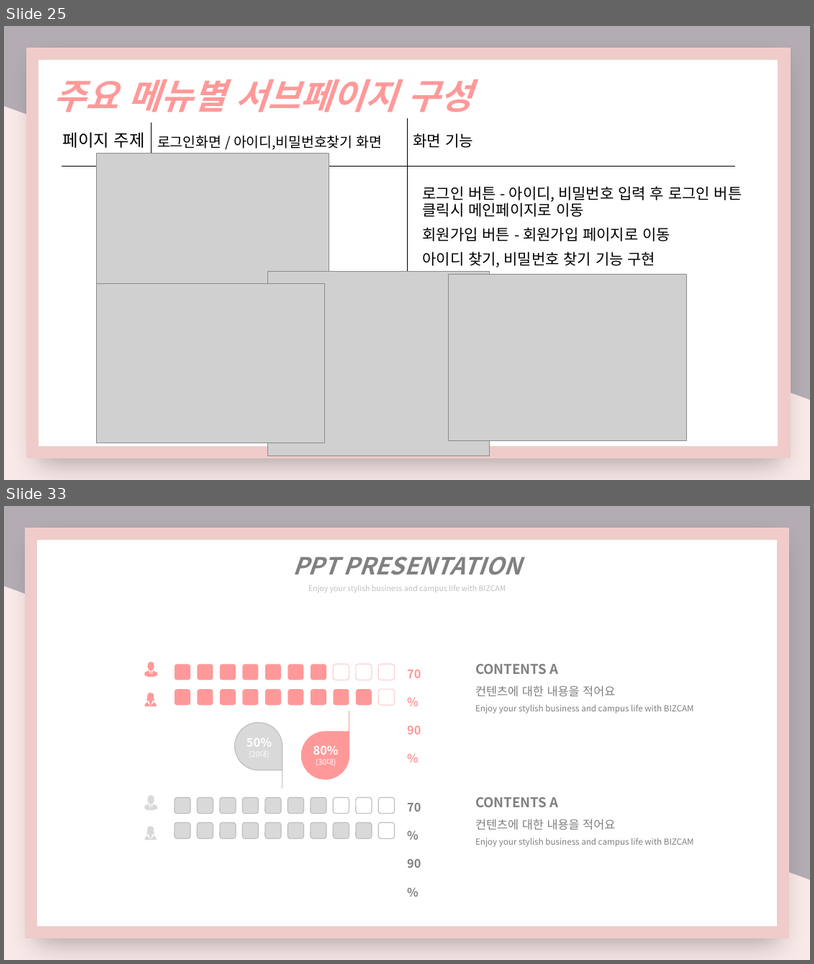
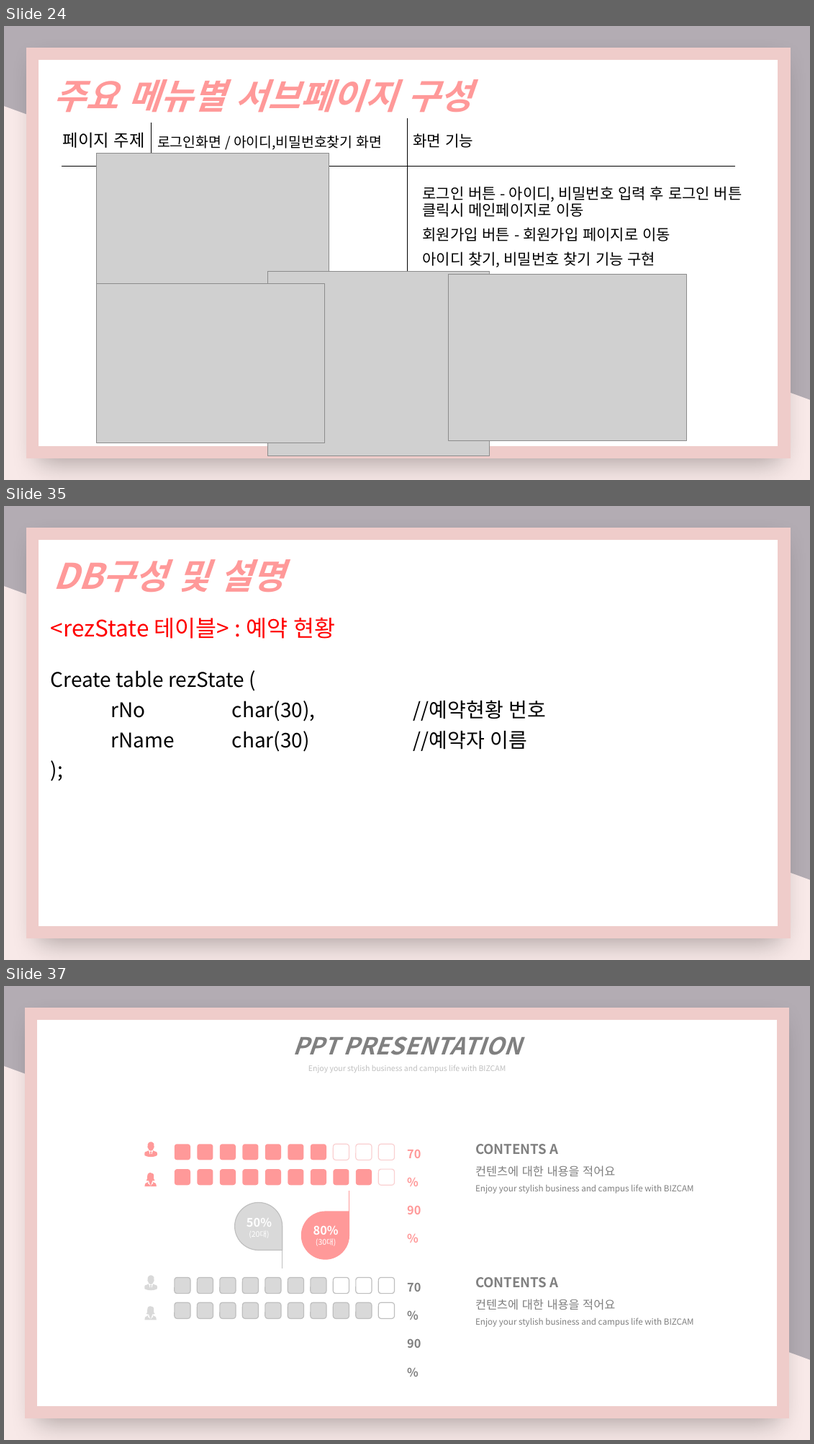
Before and after one commit to nimi2838/thecare, a slide deck: 졸작 기획서.pptx. Shown one above the other, each under a label of ours: slides 25 and 33 before the commit, slides 24, 35 and 37 after it; the slides between them are not shown. The pictures are 814x964 and 814x1444 pixels, drawn with LibreOffice and Linux fonts; fonts in the diff are those of the drawing; grey boxes stand for pictures. Boxes give left, top, right and bottom in pixels: in the first picture for what was removed or moved away, otherwise in the second. Text is boxed around its words. In the diff, an @@ line names an element or a change of style, - is before the commit and + after.

```diff
--- a/졸작 기획서.pptx
+++ b/졸작 기획서.pptx
@@ slide 35 added at box(4, 506, 810, 960), background gradient #B3ACB3 to #F8E9E8 @@
@@ rectangle added at box(32, 534, 785, 932), fill #FFFFFF, outline #D9D9D9 14.75 pt @@
@@ text added at box(53, 559, 284, 592), 42 pt, text #FF9999, bold, italic @@
+DB구성 및 설명
@@ text added at box(51, 617, 547, 751), 24 pt, text #000000 @@
+<rezState 테이블> : 예약 현황
+Create table rezState (
+rNo char(30), //예약현황 번호
+rName char(30) //예약자 이름
+);
@@ what was slide 25 is now slide 24 @@
@@ what was slide 33 is now slide 37 @@
```
Also in this commit, not shown: 6 slides changed, 5 other slides added, 2 slides removed.
